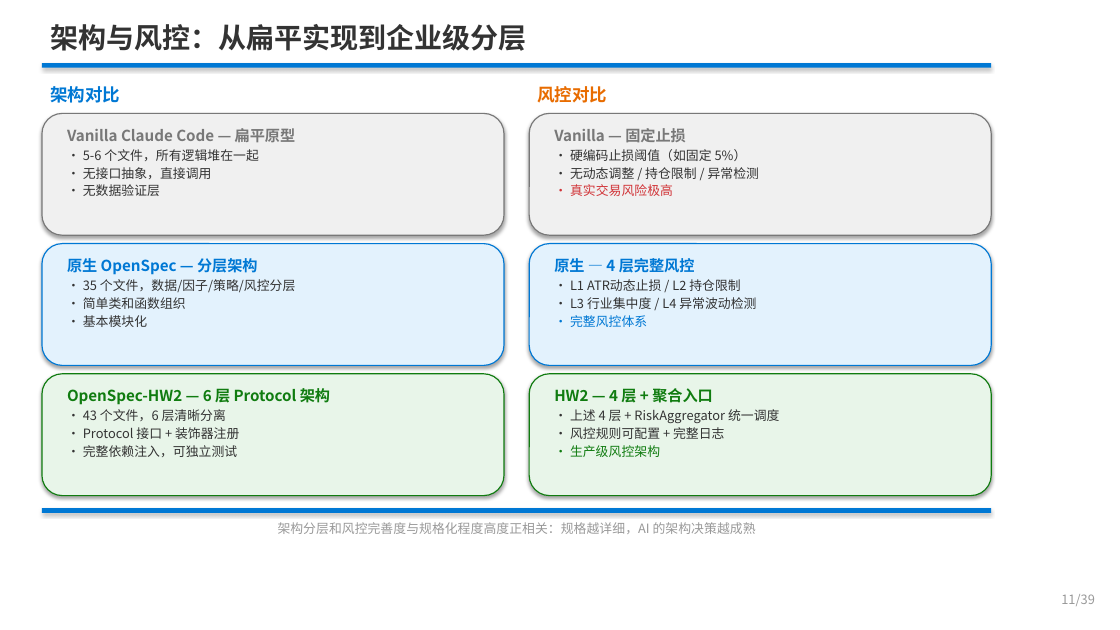
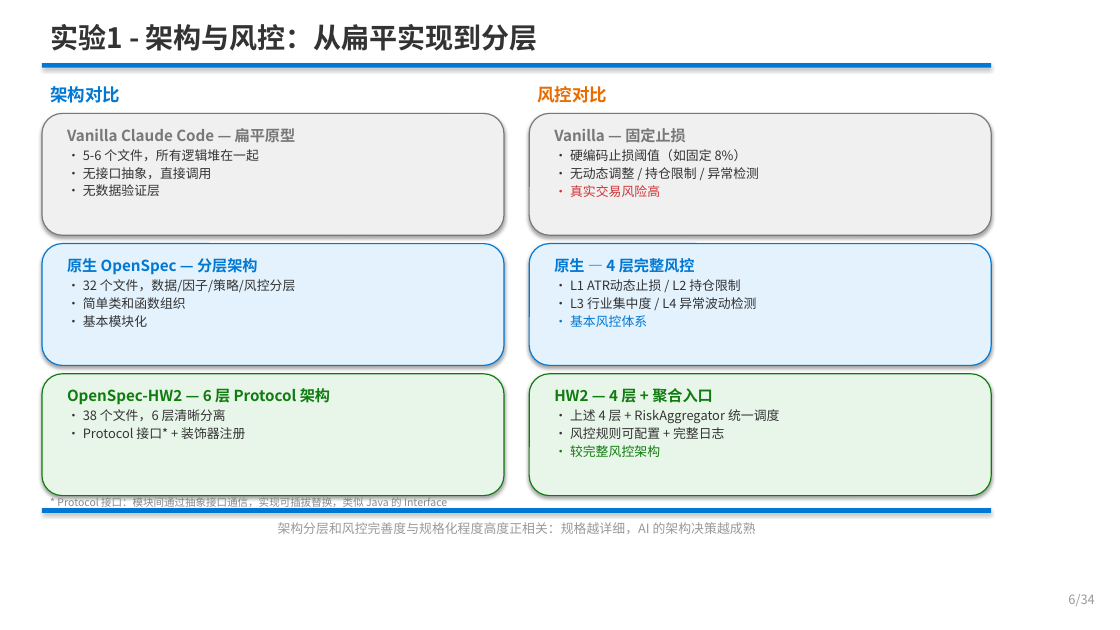
Before and after one commit to ZhifeiDou/OpenSpec_Modify, a slide deck: slide 6 of OpenSpec_技术研究汇报.pptx (slide 7 before the commit). Drawn at 1120x630 pixels with LibreOffice and Linux fonts; fonts in the diff are those of the drawing. Boxes give left, top, right and bottom in pixels: in the first picture for what was removed or moved away, otherwise in the second. Text is boxed around its words. In the diff, an @@ line names an element or a change of style, - is before the commit and + after.

```diff
--- a/OpenSpec_技术研究汇报.pptx
+++ b/OpenSpec_技术研究汇报.pptx
@@ text at [50,24,538,51]: text changed @@
-架构与风控：从扁平实现到企业级分层
+实验1 - 架构与风控：从扁平实现到分层
@@ text at [570,149,747,161]: text changed @@
-• 硬编码止损阈值（如固定 5%）
+• 硬编码止损阈值（如固定 8%）
@@ text at [570,185,660,197]: text changed @@
-• 真实交易风险极高
+• 真实交易风险高
@@ text at [83,279,295,293]: text changed @@
-• 35 个文件，数据/因子/策略/风控分层
+• 32 个文件，数据/因子/策略/风控分层
@@ text at [570,315,647,327]: text changed @@
-• 完整风控体系
+• 基本风控体系
@@ text at [83,409,245,439]: text changed @@
-• 43 个文件，6 层清晰分离
-• Protocol 接口 + 装饰器注册
-• 完整依赖注入，可独立测试
+• 38 个文件，6 层清晰分离
+• Protocol 接口* + 装饰器注册
@@ text at [570,445,660,457]: text changed @@
-• 生产级风控架构
+• 较完整风控架构
@@ text added at [57,495,447,509], 9 pt, text #888888 @@
+* Protocol 接口：模块间通过抽象接口通信，实现可插拔替换，类似 Java 的 Interface
@@ text at [1068,594,1094,606]: text changed @@
-11/39
+6/34
```
Also in this commit, not shown: 23 other slides changed, 13 slides added, 11 slides removed.
